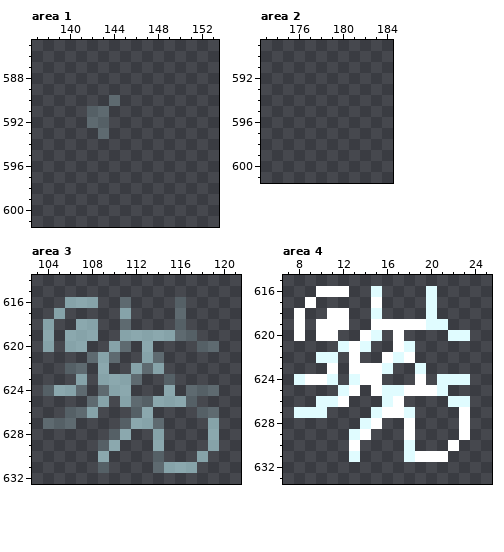
File history of a pixel-art file, Leore/Content/effects.aseprite. The first picture shows the starting point.
320x1280 pixels, 1 frame. Colours within 5 levels of each other are drawn and written as one. Shown: area 1: x 137..153, y 585..601; area 2: x 173..184, y 589..601; area 3: x 103..121, y 614..632; area 4: x 7..25, y 615..633. The commit also changed other parts of the picture, which this record leaves out.
The same view after the edit:
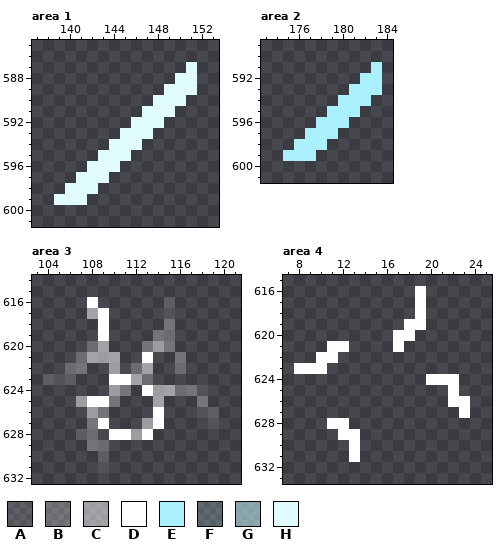
Palette (. is transparent): A #ffffff1f  B #ffffff3f  C #ffffff7f  D #ffffff  E #a9effc  F #c5f9ff31  G #c5f9ff8b  H #e0fcff
Edits made:
Area 1:
y 587: x 151 . -> H
y 588: x 150..151 .. -> HH
y 589: x 149..151 ... -> HHH
y 590: x 144 F -> .; x 148..150 ... -> HHH
y 591: x 142..143 FF -> ..; x 147..149 ... -> HHH
y 592: x 142..143 FF -> ..; x 146..148 ... -> HHH
y 593: x 143 F -> .; x 145..147 ... -> HHH
y 594: x 144..146 ... -> HHH
y 595: x 143..145 ... -> HHH
y 596: x 142..144 ... -> HHH
y 597: x 141..143 ... -> HHH
y 598: x 140..142 ... -> HHH
y 599: x 139..141 ... -> HHH
Area 2:
y 591: x 183 . -> E
y 592: x 182..183 .. -> EE
y 593: x 181..183 ... -> EEE
y 594: x 180..182 ... -> EEE
y 595: x 179..181 ... -> EEE
y 596: x 178..180 ... -> EEE
y 597: x 177..179 ... -> EEE
y 598: x 176..178 ... -> EEE
y 599: x 175..177 ... -> EEE
Area 3:
y 616: x 106..108 GGG -> ..D; x 111 F -> .; x 115..116 .F -> A.
y 617: x 105 G -> .; x 108..109 .. -> CD; x 111 G -> .; x 115..116 .F -> A.
y 618: x 104 G -> .; x 107..109 GG. -> ..D; x 111 F -> .; x 115..116 .F -> B.
y 619: x 104 G -> .; x 106..109 GGG. -> ...D; x 111..117 GGGGGFF -> ...BB..
y 620: x 104 G -> .; x 106..111 GG..GF -> ..BC..; x 113..115 G.. -> BCB; x 118..119 FF -> ..
y 621: x 107..110 .FGF -> BCCC; x 113..114 GF -> D.; x 116 . -> B
y 622: x 106..107 FF -> BB; x 109..110 G. -> .C; x 112..114 GFG -> BC.; x 116 . -> B
y 623: x 104..107 ...G -> AAA.; x 109..113 GGGF. -> .DDCB; x 115 F -> .
y 624: x 104..107 FGGF -> ....; x 109..111 FGG -> .CB; x 113..119 ..G.FFF -> DCCBBA.
y 625: x 107..118 .FG.GFFGGGF. -> CDDB...C...B
y 626: x 106..109 FFG. -> ..CB; x 112..114 FG. -> ..D; x 118..119 FF -> AA
y 627: x 104..106 FFF -> ...; x 108..109 .. -> BD; x 111..114 FGGF -> ..CD; x 119 G -> A
y 628: x 107..108 .. -> AB; x 110..114 FG..G -> DDCD.; x 119 G -> .
y 629: x 108..110 .FG -> BB.; x 114 G -> .; x 119 G -> .
y 630: x 109 G -> A; x 114 F -> .; x 118 G -> .
y 631: x 109 F -> A; x 114..117 FGGG -> ....
Area 4:
y 616: x 10..12 DDD -> ...; x 15 H -> .; x 19..20 .H -> D.
y 617: x 9 D -> .; x 15 D -> .; x 19..20 .H -> D.
y 618: x 8 D -> .; x 11..12 DD -> ..; x 15 H -> .; x 19..20 .H -> D.
y 619: x 8 D -> .; x 10..12 DDD -> ...; x 15..17 DDD -> ...; x 20..21 HH -> ..
y 620: x 8 D -> .; x 10..11 DD -> ..; x 14..15 DH -> ..; x 18 . -> D; x 22..23 HH -> ..
y 621: x 11..14 .HDH -> DD..; x 18 H -> .
y 622: x 10..11 HH -> DD; x 13 D -> .; x 16..18 DHD -> ...
y 623: x 8..11 ...D -> DDD.; x 13..16 DDDH -> ....; x 19 H -> .
y 624: x 8..11 HDDH -> ....; x 13..15 HDD -> ...; x 19..23 D.HHH -> .DDD.
y 625: x 12..13 HD -> ..; x 15..22 DHHDDDH. -> .......D
y 626: x 10..12 HHD -> ...; x 16..17 HD -> ..; x 22..23 HH -> DD
y 627: x 8..10 HHH -> ...; x 15..18 HDDH -> ....
y 628: x 11..12 .. -> DD; x 14..15 HD -> ..; x 18 D -> .; x 23 D -> .
y 629: x 12..14 .HD -> DD.; x 18 D -> .; x 23 D -> .
y 630: x 18 H -> .; x 22 D -> .
y 631: x 13 H -> D; x 18..21 HDDD -> ....
